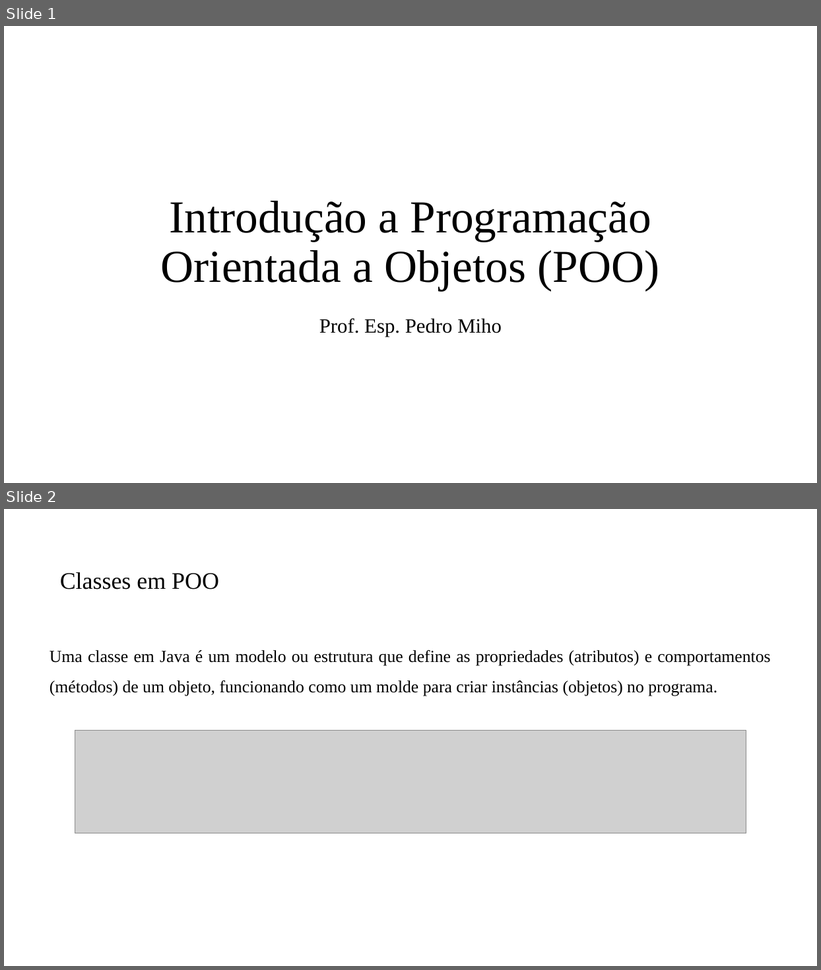
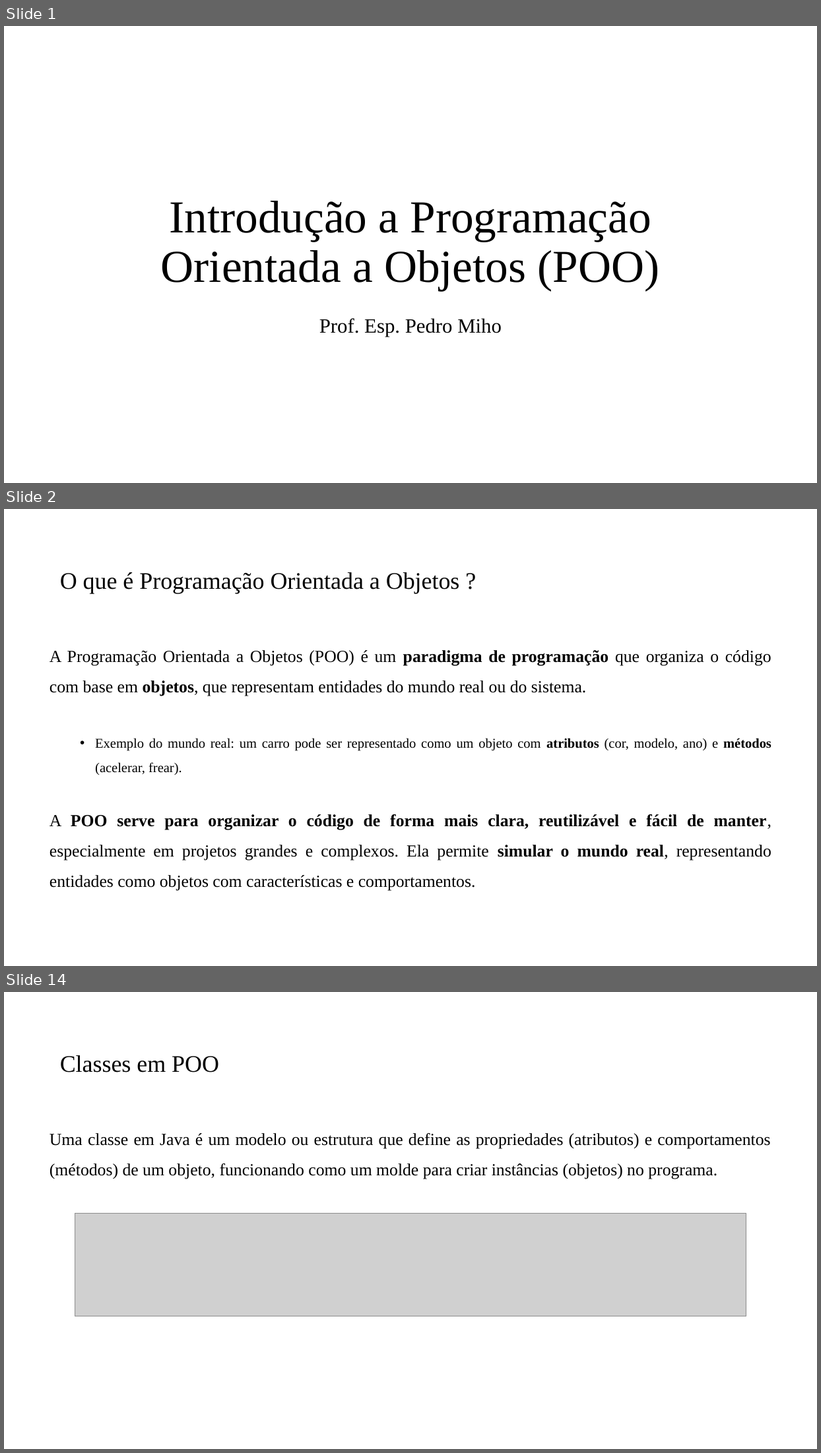
Before and after one commit to PedroMiho/UMC, a slide deck: Projetos de Software/Aula 06 - Introdução à POO/Introdução ao POO.pptx. Shown one above the other, each under a label of ours: slides 1 and 2 before the commit, slides 1, 2 and 14 after it; the slides between them are not shown. The pictures are 821x970 and 821x1453 pixels, drawn with LibreOffice and Linux fonts; fonts in the diff are those of the drawing; grey boxes stand for pictures; background and template pictures are left out. Boxes give left, top, right and bottom in pixels: in the first picture for what was removed or moved away, otherwise in the second. Text is boxed around its words. In the diff, an @@ line names an element or a change of style, - is before the commit and + after.

```diff
--- a/Projetos de Software/Aula 06 - Introdução à POO/Introdução ao POO.pptx
+++ b/Projetos de Software/Aula 06 - Introdução à POO/Introdução ao POO.pptx
@@ slide 2 added at <box>4,509,817,966</box>, background #FFFFFF @@
@@ title added at <box>60,572,460,594</box>, 28 pt, text #000000 @@
+O que é Programação Orientada a Objetos ?
@@ text added at <box>50,650,772,891</box>, 20 pt, text #000000 @@
+A Programação Orientada a Objetos (POO) é um paradigma de programação que organiza o código com base em objetos, que representam entidades do mundo real ou do sistema.
+  • Exemplo do mundo real: um carro pode ser representado como um objeto com atributos (cor, modelo, ano) e métodos (acelerar, frear).
+  A POO serve para organizar o código de forma mais clara, reutilizável e fácil de manter, especialmente em projetos grandes e complexos. Ela permite simular o mundo real, representando entidades como objetos com características e comportamentos.
@@ what was slide 2 is now slide 14 @@
```
Also in this commit, not shown: 1 slide changed, 11 other slides added, 13 other files.
